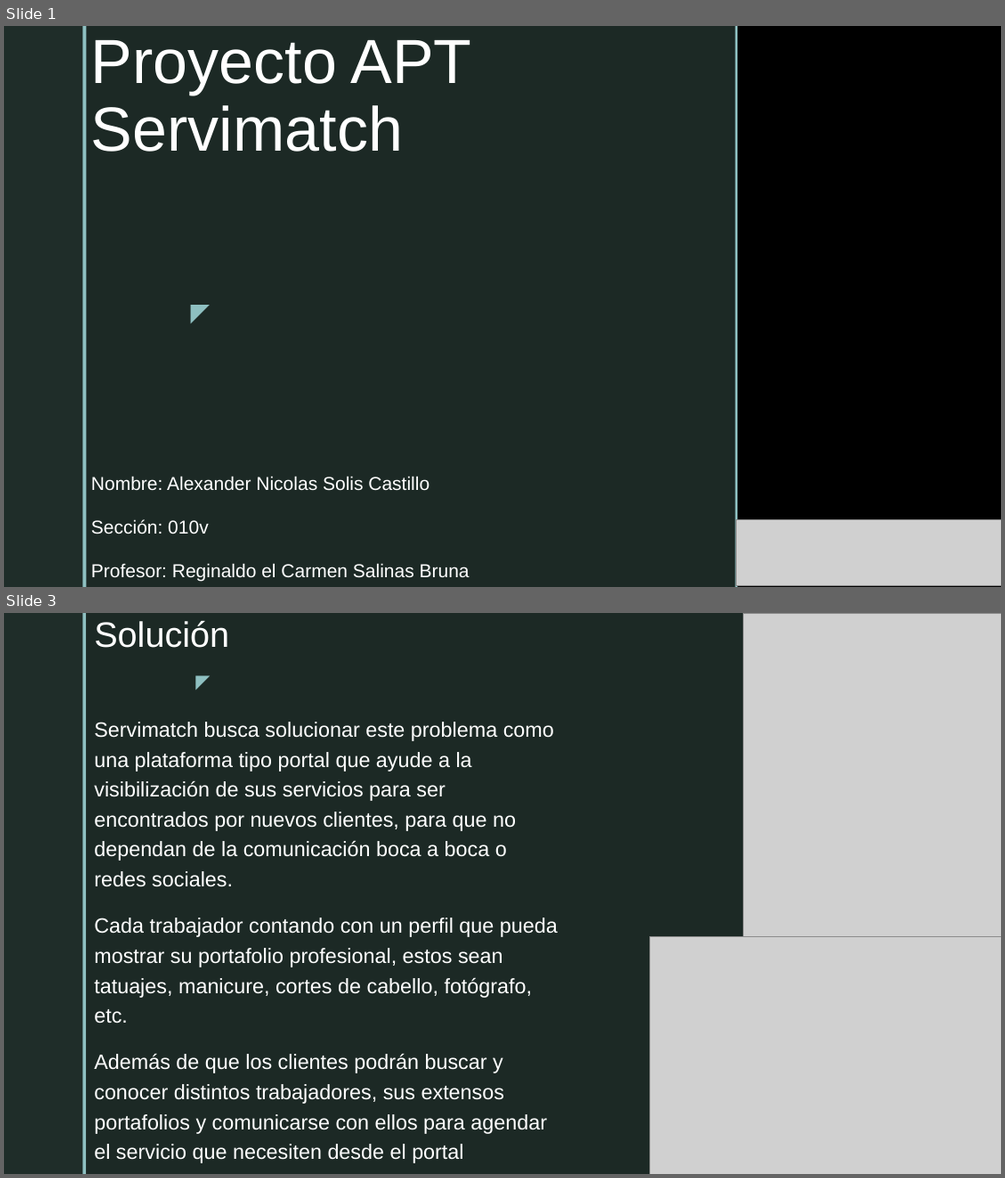
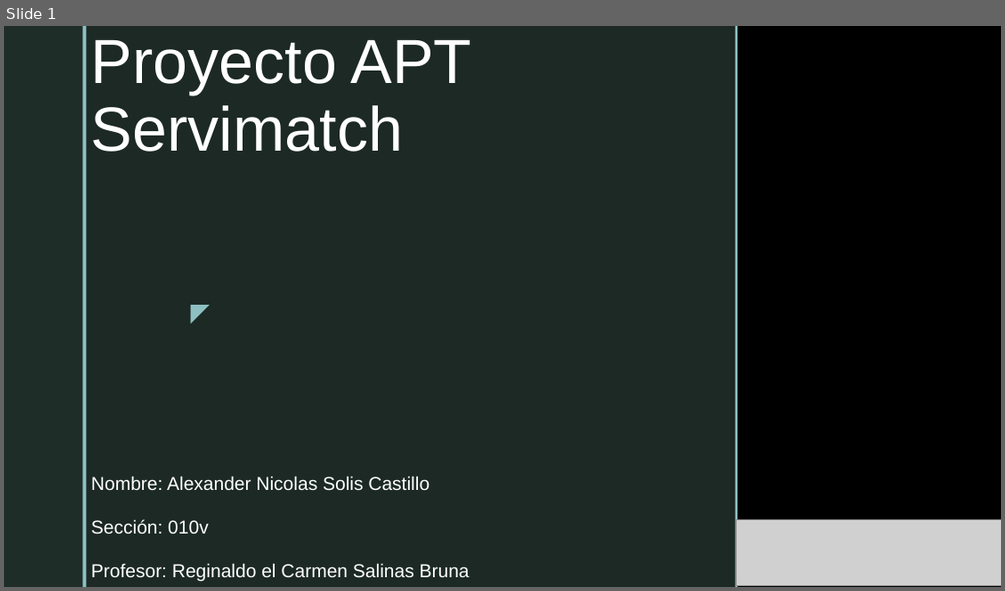
Before and after one commit to AleSolis-Duoc/ProyectoAPT_AS2026, a slide deck: fase2/Proyecto APT2.pptx. Shown one above the other, each under a label of ours: slides 1 and 3 before the commit, slide 1 after it; the slides between them are not shown. The pictures are 1005x1178 and 1005x591 pixels, drawn with LibreOffice and Linux fonts; fonts in the diff are those of the drawing; grey boxes stand for pictures; background and template pictures are left out. Boxes give left, top, right and bottom in pixels: in the first picture for what was removed or moved away, otherwise in the second. Text is boxed around its words. In the diff, an @@ line names an element or a change of style, - is before the commit and + after.

```diff
--- a/fase2/Proyecto APT2.pptx
+++ b/fase2/Proyecto APT2.pptx
@@ slide 3 removed at [4, 613, 1001, 1174], background picture (left out); not listed: 2 template elements that a slide beside it also shows @@
@@ rectangle removed at [86, 613, 934, 1174] @@
@@ title removed at [94, 620, 229, 648] @@
-Solución
@@ picture removed at [744, 613, 1001, 936] @@
@@ rectangle removed at [934, 613, 937, 1174] @@
@@ text removed at [184, 666, 217, 695] @@
-◤
@@ text removed at [94, 722, 558, 1163] @@
-Servimatch busca solucionar este problema como una plataforma tipo portal que ayude a la visibilización de sus servicios para ser encontrados por nuevos clientes, para que no dependan de la comunicación boca a boca o redes sociales.
-Cada trabajador contando con un perfil que pueda mostrar su portafolio profesional, estos sean tatuajes, manicure, cortes de cabello, fotógrafo, etc.
-Además de que los clientes podrán buscar y conocer distintos trabajadores, sus extensos portafolios y comunicarse con ellos para agendar el servicio que necesiten desde el portal
@@ picture removed at [650, 936, 1001, 1174] @@
```
Also in this commit, not shown: 10 slides added, 10 other slides removed, 17 other files.
